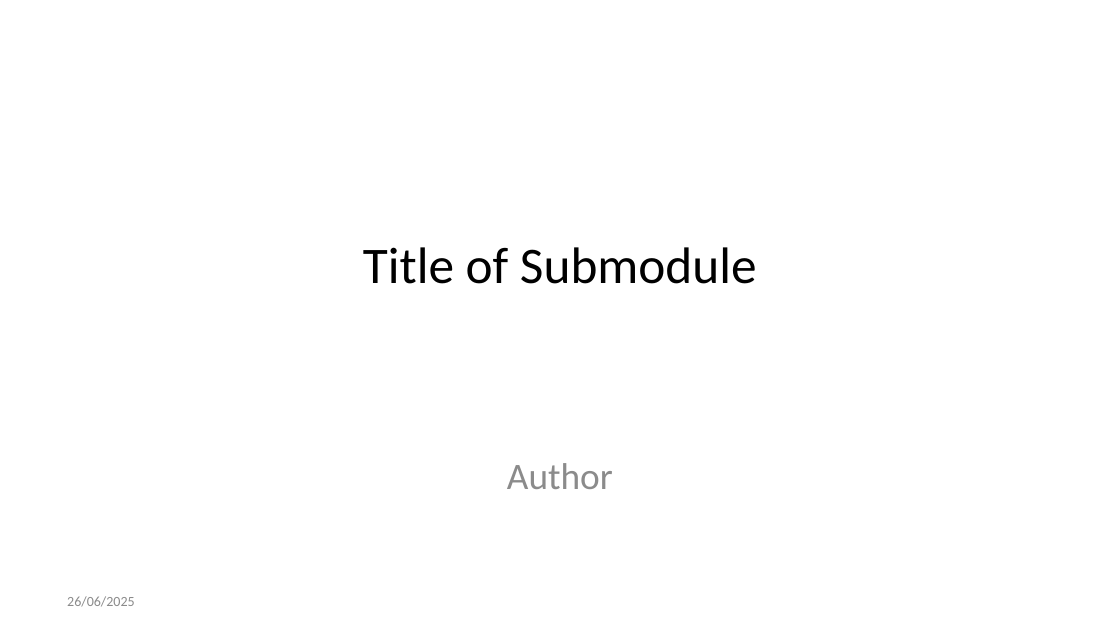
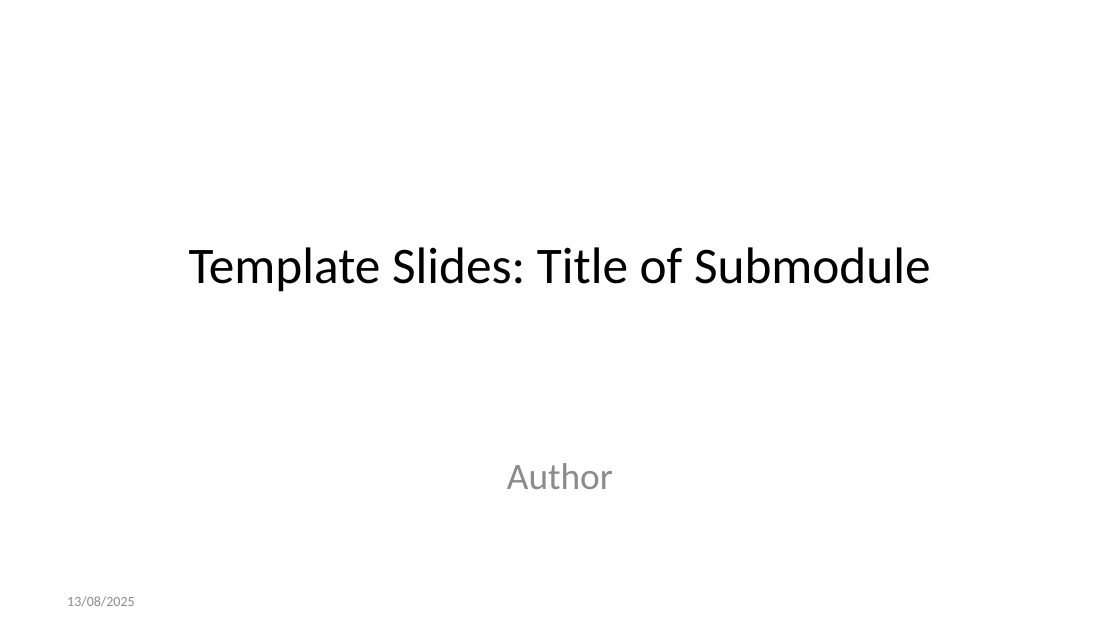
Before and after one commit to lmu-osc/train-the-trainer-student-track-OS, a slide deck: slide 1 of _site/materials/module-3/M3-S7-Quarto/M3-S7-Quarto-slides.pptx. Drawn at 1120x630 pixels with LibreOffice and Linux fonts; fonts in the diff are those of the drawing. Boxes give left, top, right and bottom in pixels: in the first picture for what was removed or moved away, otherwise in the second. Text is boxed around its words. In the diff, an @@ line names an element or a change of style, - is before the commit and + after.

Commit message:
Edit template

```diff
--- a/_site/materials/module-3/M3-S7-Quarto/M3-S7-Quarto-slides.pptx
+++ b/_site/materials/module-3/M3-S7-Quarto/M3-S7-Quarto-slides.pptx
@@ title at (x1=189, y1=247, x2=931, y2=292): text changed @@
-Title of Submodule
+Template Slides: Title of Submodule
@@ text at (x1=67, y1=596, x2=135, y2=607): text changed @@
-26/06/2025
+13/08/2025
```
Also in this commit, not shown: 2 slides added, 57 other files.
